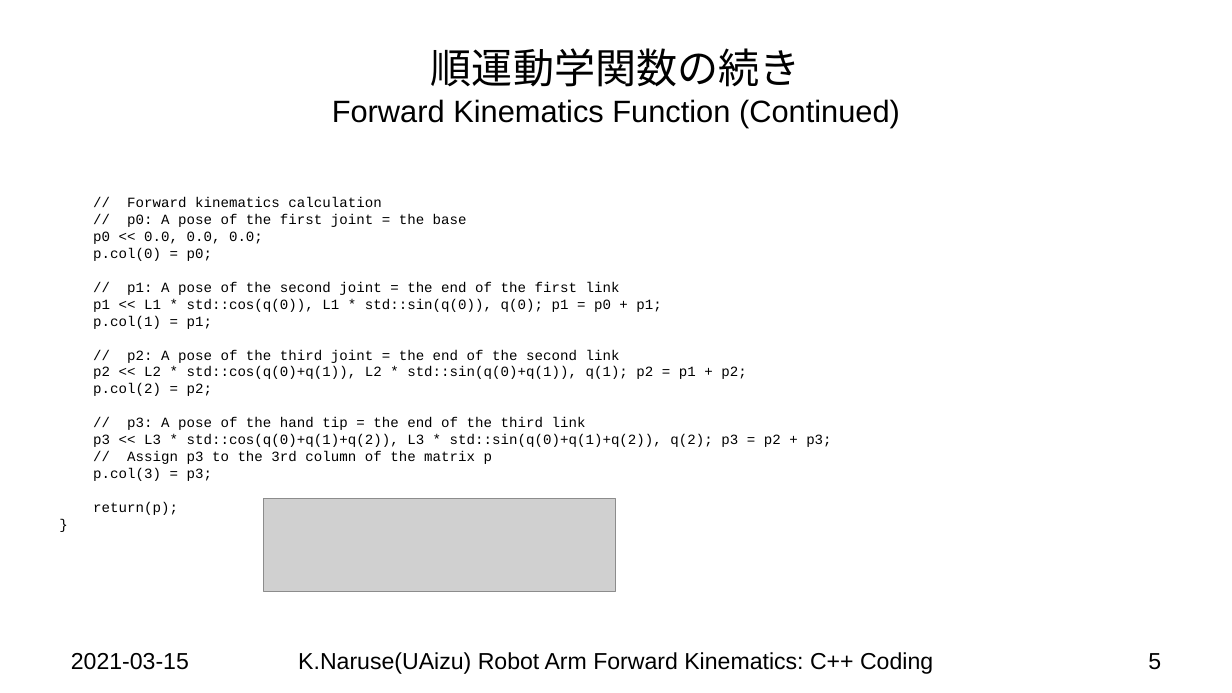
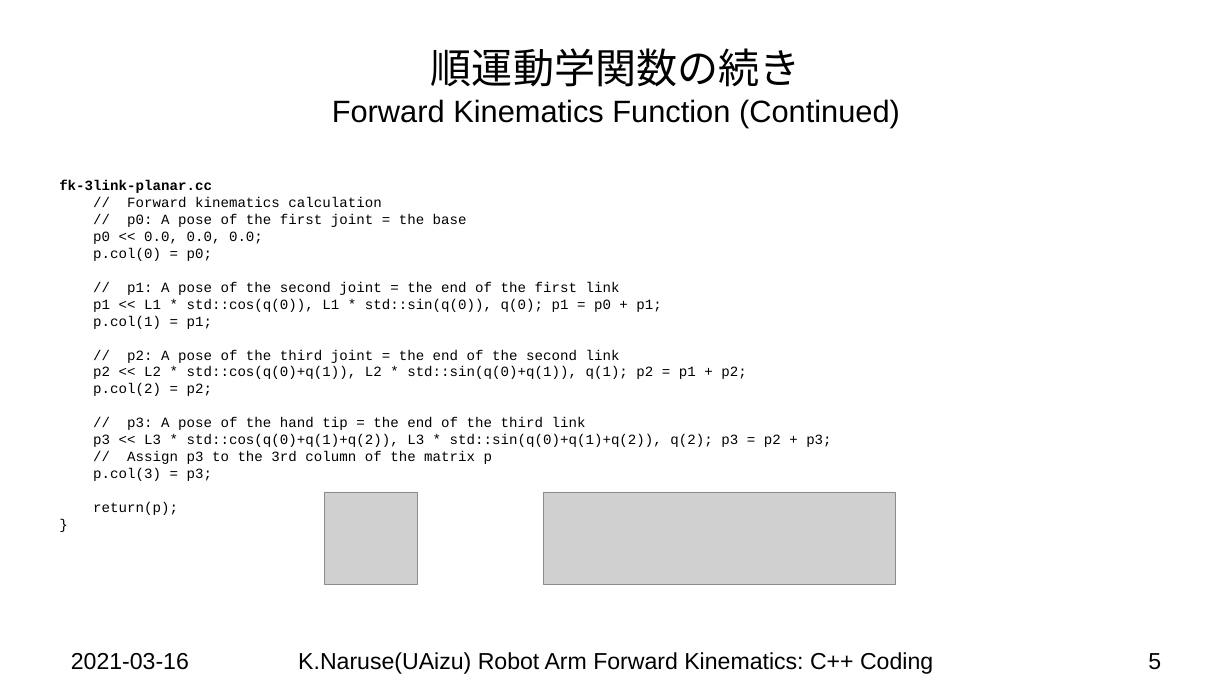
Before and after one commit to keitaronaruse/Naruse-robotics-tutorial, a slide deck: slide 5 of doc/slides/Robot-Arm-Forward-Kinematics-CPP-Code.pptx. Drawn at 1232x693 pixels with LibreOffice and Linux fonts; fonts in the diff are those of the drawing; grey boxes stand for pictures; background and template pictures are left out. Boxes give left, top, right and bottom in pixels: in the first picture for what was removed or moved away, otherwise in the second. Text is boxed around its words. In the diff, an @@ line names an element or a change of style, - is before the commit and + after.

```diff
--- a/doc/slides/Robot-Arm-Forward-Kinematics-CPP-Code.pptx
+++ b/doc/slides/Robot-Arm-Forward-Kinematics-CPP-Code.pptx
@@ text at (59,180,212,193): paragraph added @@
+fk-3link-planar.cc
@@ picture removed at (263,499,616,592) @@
@@ picture added at (325,492,418,584) @@
@@ picture added at (543,492,896,584) @@
@@ text at (71,653,189,670): text changed @@
-2021-03-15
+2021-03-16
```
Also in this commit, not shown: 5 other slides changed, 4 other files.
